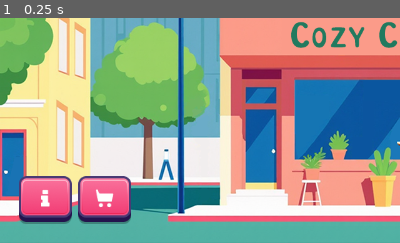
Above: before the commit, frame 1.
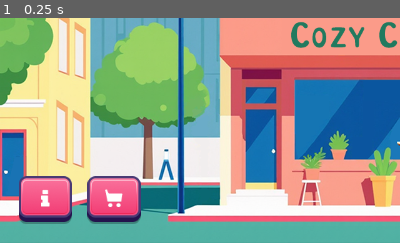
Above: after the commit, the same moment.

Repository: EkaterinaKugot/CozyCup
Game: Godot game, scene res://src/scenes/menu.tscn
Two runs of this game, one before a commit and one after it. Both use one fixed random seed, a clock stepped at 60 frames per second and the inputs below. Before the commit the project starts from res://scenes/menu.tscn.
Inputs:
- Up to frame 1 (0.25 s): no input
The pictures show only the part of the screen within x 0-50%, y 50-100%; the shares and areas given below are measured in that part.

The runs differ from the first frame. In frame 1, 1.6% of the frame differs, in the area x 19-36%, y 70-92%.

Commit message:
Added the ability to save and download data, models for data, basic ingredients and recipes

Diff:
--- /dev/null
+++ b/data/ingredients/cocoa.tres
@@ -0,0 +1,11 @@
+[gd_resource type="Resource" script_class="Ingredient" load_steps=2 format=3 uid="uid://ddrr3l80lr5lg"]
+
+[ext_resource type="Script" path="res://src/scripts/models/ingredient.gd" id="1_6uqm8"]
+
+[resource]
+script = ExtResource("1_6uqm8")
+id = "topping_cocoa"
+name = "Какао"
+category = 4
+purchase_cost = 3
+unlock_cost = 0
--- /dev/null
+++ b/data/ingredients/m_grains.tres
@@ -0,0 +1,11 @@
+[gd_resource type="Resource" script_class="Ingredient" load_steps=2 format=3 uid="uid://dgqq8q1s6aq7p"]
+
+[ext_resource type="Script" path="res://src/scripts/models/ingredient.gd" id="1_l3ue1"]
+
+[resource]
+script = ExtResource("1_l3ue1")
+id = "grains_medium"
+name = "Зерна средней обжарки"
+category = 2
+purchase_cost = 15
+unlock_cost = 0
--- /dev/null
+++ b/data/ingredients/milk.tres
@@ -0,0 +1,11 @@
+[gd_resource type="Resource" script_class="Ingredient" load_steps=2 format=3 uid="uid://dp8ymt7o43fk4"]
+
+[ext_resource type="Script" path="res://src/scripts/models/ingredient.gd" id="1_446oe"]
+
+[resource]
+script = ExtResource("1_446oe")
+id = "dairy_milk"
+name = "Молоко"
+category = 0
+purchase_cost = 10
+unlock_cost = 0
--- /dev/null
+++ b/data/ingredients/sugar.tres
@@ -0,0 +1,11 @@
+[gd_resource type="Resource" script_class="Ingredient" load_steps=2 format=3 uid="uid://cba6tsenk25xq"]
+
+[ext_resource type="Script" path="res://src/scripts/models/ingredient.gd" id="1_5ticw"]
+
+[resource]
+script = ExtResource("1_5ticw")
+id = "sweetness_sugar"
+name = "Сахар"
+category = 3
+purchase_cost = 3
+unlock_cost = 0
--- /dev/null
+++ b/data/recipes/espresso.tres
@@ -0,0 +1,18 @@
+[gd_resource type="Resource" script_class="Recipe" load_steps=2 format=3 uid="uid://bbkkjanelg1tp"]
+
+[ext_resource type="Script" path="res://src/scripts/models/recipe.gd" id="1_ss8ja"]
+
+[resource]
+script = ExtResource("1_ss8ja")
+name = "Эспрессо"
+description = "Крепкий кофе, приготовленный под давлением, основа для многих напитков."
+ingredients = {
+0: 0,
+1: 0,
+2: 1,
+3: 0,
+4: 0,
+5: 0
+}
+steps = Array[int]([2])
+unlock_cost = 0
--- a/project.godot
+++ b/project.godot
@@ -11,7 +11,7 @@
 [application]
 
 config/name="CozyCup"
-run/main_scene="res://scenes/menu.tscn"
+run/main_scene="res://src/scenes/menu.tscn"
 config/features=PackedStringArray("4.3", "Mobile")
 config/icon="res://icon.svg"
 
--- a/scenes/game_elements/dropping_menu.tscn
+++ b/src/scenes/game_elements/dropping_menu.tscn
@@ -1,6 +1,6 @@
 [gd_scene load_steps=23 format=3 uid="uid://dg81uujaakw1n"]
 
-[ext_resource type="Script" path="res://scripts/dropping_menu.gd" id="1_5siam"]
+[ext_resource type="Script" path="res://src/scripts/dropping_menu.gd" id="1_5siam"]
 [ext_resource type="Texture2D" uid="uid://okwdwouck5u7" path="res://assets/buttons/ready/Recipe_Idle.png" id="1_eiqky"]
 [ext_resource type="Texture2D" uid="uid://dj2he6mq44gb6" path="res://assets/buttons/ready/Recipe_Click.png" id="2_qq4og"]
 [ext_resource type="Texture2D" uid="uid://btg1581qib3kc" path="res://assets/buttons/ready/Gear-Idle.png" id="3_1f66e"]
--- a/scenes/game_elements/hud.tscn
+++ b/src/scenes/game_elements/hud.tscn
@@ -1,12 +1,12 @@
 [gd_scene load_steps=34 format=3 uid="uid://bprqmeqewkl7i"]
 
-[ext_resource type="Script" path="res://scripts/hud.gd" id="1_6ufo0"]
+[ext_resource type="Script" path="res://src/scripts/hud.gd" id="1_6ufo0"]
 [ext_resource type="Texture2D" uid="uid://d3o3g53rp42k8" path="res://assets/buttons/ready/Levels-Idle.png" id="2_8o5h3"]
 [ext_resource type="Texture2D" uid="uid://x4elm1wip7g8" path="res://assets/custom_ui/сurrency_panel1.png" id="2_inymy"]
 [ext_resource type="Texture2D" uid="uid://pe7ut1bglwjh" path="res://assets/buttons/ready/Levels-Click.png" id="3_ov3og"]
 [ext_resource type="Texture2D" uid="uid://c65w4lmqn7u0" path="res://assets/custom_ui/сurrency_panel2.png" id="3_u1a13"]
 [ext_resource type="Texture2D" uid="uid://c51t6ui5sjq7g" path="res://assets/icons/wallet.png" id="4_2nyt5"]
-[ext_resource type="PackedScene" uid="uid://dg81uujaakw1n" path="res://scenes/game_elements/dropping_menu.tscn" id="4_arens"]
+[ext_resource type="PackedScene" uid="uid://dg81uujaakw1n" path="res://src/scenes/game_elements/dropping_menu.tscn" id="4_arens"]
 [ext_resource type="Texture2D" uid="uid://cqmve1yby7eg0" path="res://assets/icons/diamond.png" id="6_difm8"]
 [ext_resource type="Texture2D" uid="uid://bmjw6bkfnvbtb" path="res://assets/buttons/ready/add_diamod_idle.png" id="7_rqvsb"]
 [ext_resource type="Texture2D" uid="uid://bpiorlx61fb4q" path="res://assets/buttons/ready/add_diamod_click.png" id="8_dp3d2"]
--- a/scenes/menu.tscn
+++ b/src/scenes/menu.tscn
@@ -6,7 +6,7 @@
 [ext_resource type="Texture2D" uid="uid://dqcqdalkw4ykg" path="res://assets/buttons/ready/Info-Click.png" id="3_skxd1"]
 [ext_resource type="Texture2D" uid="uid://dia0dqame0gn7" path="res://assets/buttons/ready/Cart-Idle.png" id="4_4n2ir"]
 [ext_resource type="Texture2D" uid="uid://cl6frjepjvmdd" path="res://assets/buttons/ready/Cart-Click.png" id="5_l414e"]
-[ext_resource type="PackedScene" uid="uid://bprqmeqewkl7i" path="res://scenes/game_elements/hud.tscn" id="7_f817k"]
+[ext_resource type="PackedScene" uid="uid://bprqmeqewkl7i" path="res://src/scenes/game_elements/hud.tscn" id="7_f817k"]
 
 [sub_resource type="StyleBoxEmpty" id="StyleBoxEmpty_j80l0"]
 
@@ -91,7 +91,6 @@
 theme = SubResource("Theme_cxk4u")
 
 [node name="Control" type="Control" parent="MarginFooter/Footer"]
-visible = false
 custom_minimum_size = Vector2(5, 0)
 layout_mode = 2
 
--- /dev/null
+++ b/src/scripts/Autoload/Global.gd
@@ -0,0 +1,36 @@
+# Global.gd
+extends Node
+
+var progress_data: ProgressData = null
+var recipes_data: RecipeList = null
+var ingredients_data: IngredientList = null
+
+var progress_path: String = "user://progress_save.tres"
+var recipes_path: String = "res://data/recipes_list.tres"
+var ingredients_path: String = "res://data/ingredients_list.tres"
+
+func _ready() -> void:
+	load_progress()
+	load_recipes()
+	load_ingredients()
+
+# Сохранение данных
+func save_progress() -> void:
+	var error_code = ResourceSaver.save(progress_data, progress_path)
+	print("Сохранение завершено с кодом:", error_code)
+
+# Загрузка данных прогресса
+func load_progress() -> void:
+	if ResourceLoader.exists(progress_path):
+		progress_data = ResourceLoader.load(progress_path)
+	else:
+		progress_data = ProgressData.new()
+
+# Загрузка данных рецептов
+func load_recipes() -> void:
+	if ResourceLoader.exists(recipes_path):
+		recipes_data = ResourceLoader.load(recipes_path)
+
+func load_ingredients() -> void:
+	if ResourceLoader.exists(ingredients_path):
+		ingredients_data = ResourceLoader.load(ingredients_path)
--- a/scripts/dropping_menu.gd
+++ b/src/scripts/dropping_menu.gd
@@ -3,7 +3,6 @@
 
 func _ready() -> void:
 	set_process(false)
-	print("1")
 	$MarginContainer/VBoxContainer/Recipes.pressed.connect(print_recipe)
 
 func print_recipe() -> void:
--- /dev/null
+++ b/src/scripts/models/ingredient.gd
@@ -0,0 +1,18 @@
+# ingredient.gd
+extends Resource
+class_name Ingredient
+
+enum Category {
+	MILK,       # Молочка
+	CREAM, 		# Сливки
+	GRAINS,     # Зерна
+	SWEETNESS,  # Сладость
+	TOPPING,    # Посыпка
+	ICE_CREAM	# Мороженное
+}
+
+@export var id: String
+@export var name: String
+@export var category: Category
+@export var purchase_cost: int
+@export var unlock_cost: int
--- /dev/null
+++ b/src/scripts/models/ingredients_list.gd
@@ -0,0 +1,5 @@
+# ingredients_list.gd
+extends Resource
+class_name IngredientList
+
+@export var ingredients: Array[Ingredient]  # Массив Ingredient
--- /dev/null
+++ b/src/scripts/models/progress.gd
@@ -0,0 +1,14 @@
+# progress.gd
+extends Resource
+
+@export var day: int = 1
+@export var duration_day: int = 10
+@export var rating: float = 5
+@export var money: int = 100
+@export var diamonds: int = 30
+
+@export var opened_ingredients: Array[Recipe] = []
+@export var opened_recipes: Array[Ingredient] = []
+
+@export var music: int = 7
+@export var sounds: int = 7
--- /dev/null
+++ b/src/scripts/models/recipe.gd
@@ -0,0 +1,16 @@
+# recipe.gd
+extends Resource
+class_name Recipe
+
+@export var name: String
+@export_multiline var description: String
+@export var ingredients: Dictionary = {
+	Ingredient.Category.MILK: 0,
+	Ingredient.Category.CREAM: 0,
+	Ingredient.Category.GRAINS: 0,
+	Ingredient.Category.SWEETNESS: 0,
+	Ingredient.Category.TOPPING: 0,
+	Ingredient.Category.ICE_CREAM: 0,
+}
+@export var steps: Array[Ingredient.Category]
+@export var unlock_cost: int
--- /dev/null
+++ b/src/scripts/models/recipes_list.gd
@@ -0,0 +1,5 @@
+# recipes_list.gd
+extends Resource
+class_name RecipeList
+
+@export var recipes: Array[Recipe]  # Массив Recipe
Renamed: scripts/hud.gd -> src/scripts/hud.gd
